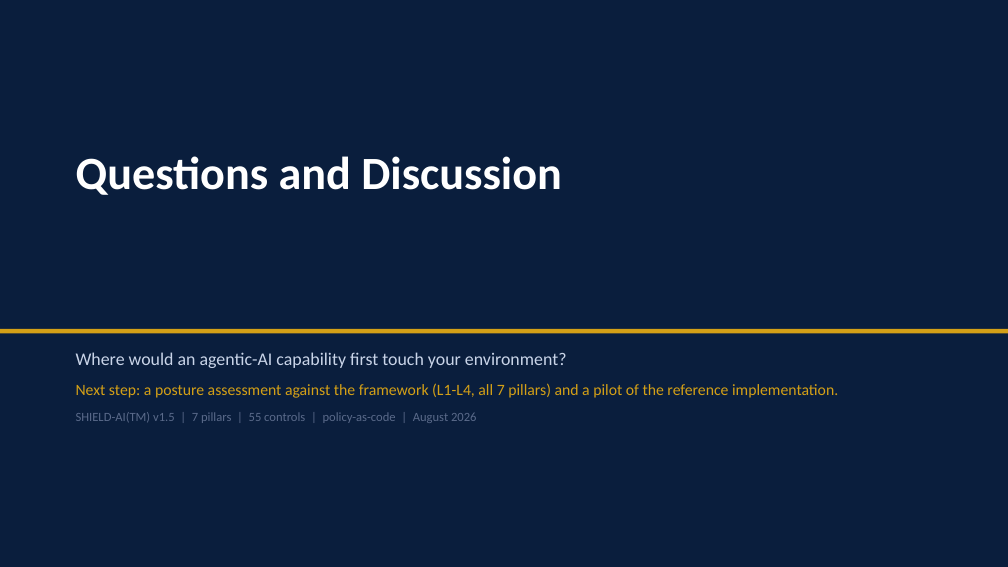
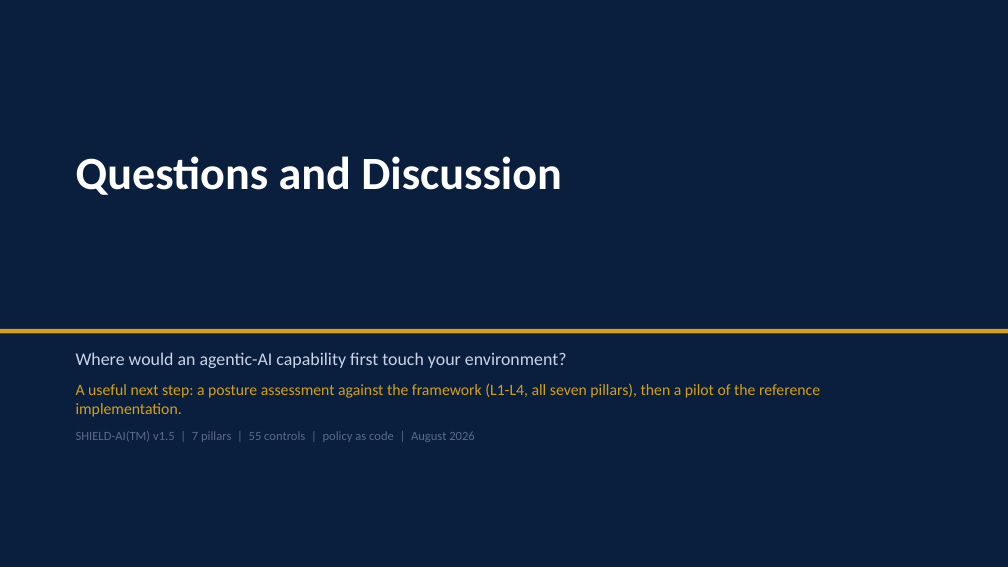
Before and after one commit to monch1962/shield-ai, a slide deck: slide 23 of presentations/shield-ai-deck-defence/shield-ai-deck-defence.pptx. Drawn at 1008x567 pixels with LibreOffice and Linux fonts; fonts in the diff are those of the drawing. Boxes give left, top, right and bottom in pixels: in the first picture for what was removed or moved away, otherwise in the second. Text is boxed around its words. In the diff, an @@ line names an element or a change of style, - is before the commit and + after.

```diff
--- a/presentations/shield-ai-deck-defence/shield-ai-deck-defence.pptx
+++ b/presentations/shield-ai-deck-defence/shield-ai-deck-defence.pptx
@@ text at box(76, 383, 820, 442): text changed @@
-Next step: a posture assessment against the framework (L1-L4, all 7 pillars) and a pilot of the reference implementation.
-SHIELD-AI(TM) v1.5 | 7 pillars | 55 controls | policy-as-code | August 2026
+A useful next step: a posture assessment against the framework (L1-L4, all seven pillars), then a pilot of the reference implementation.
+SHIELD-AI(TM) v1.5 | 7 pillars | 55 controls | policy as code | August 2026
```
Also in this commit, not shown: 21 other slides changed.
